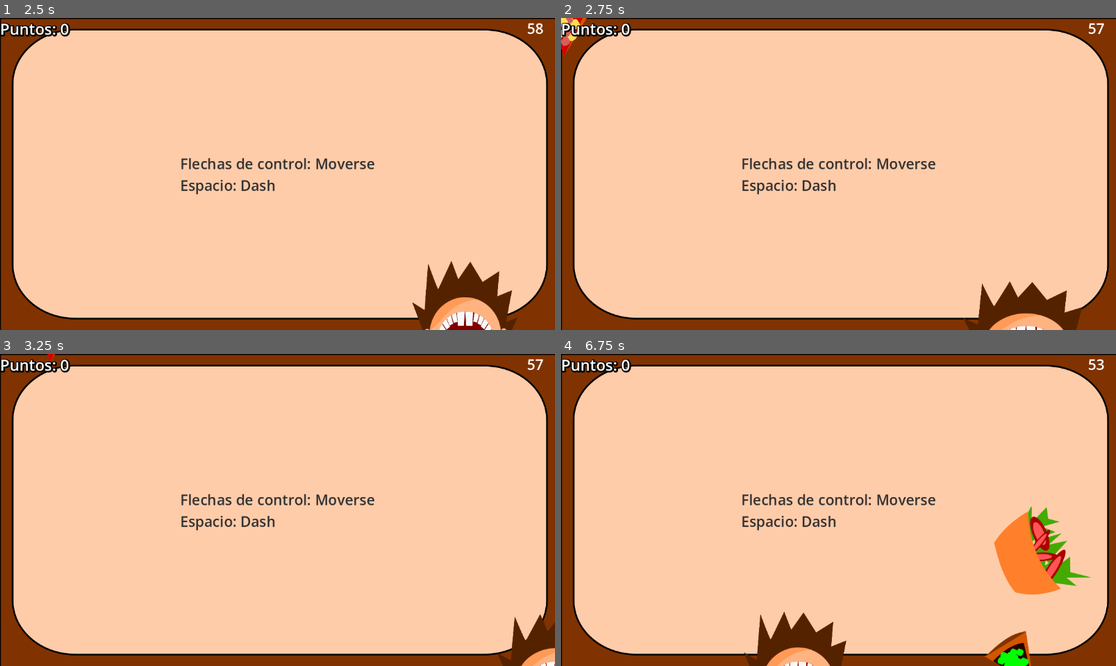
Above: before the commit, frames 1-4 (two rows, left to right).
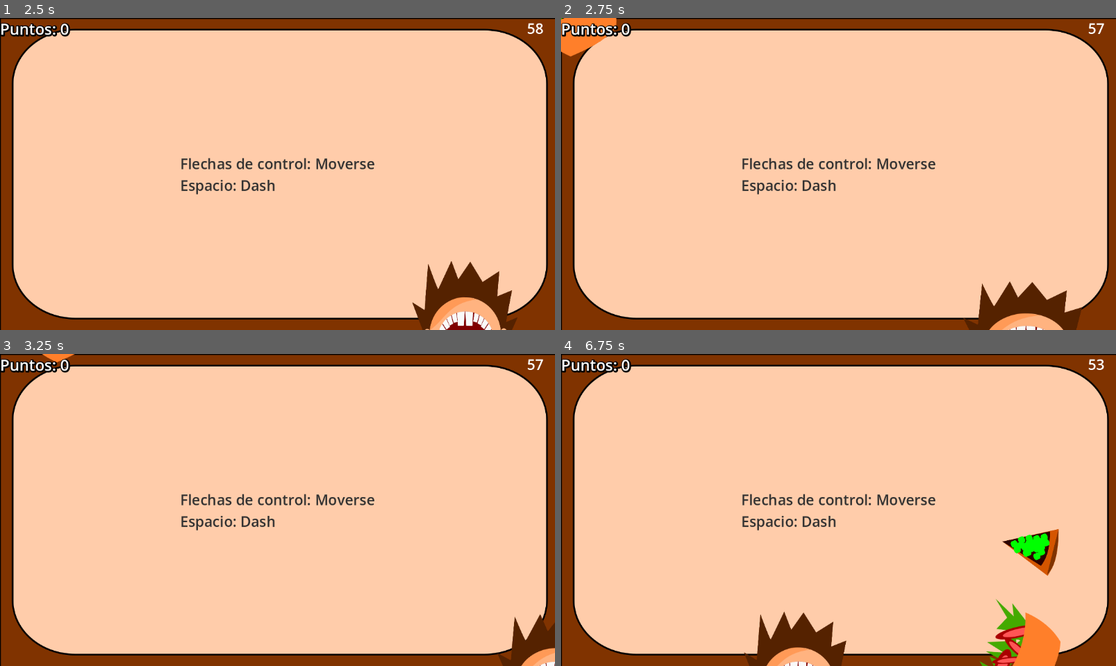
Above: after the commit, the same moments.

Repository: NitroXen/PizzBurMan
Game: Godot game, scene res://Scenes/menu.tscn
Two runs of this game, one before a commit and one after it. Both use one fixed random seed, a clock stepped at 60 frames per second and the inputs below.
Inputs:
- Up to frame 1 (2.5 s): click "START" at 0.5 s; tap Enter at 1.25 s; hold Right (right) 1.28-2.03 s; hold Space (dash) 1.28-2.03 s; hold Down (down) from 2.03 s (still down); tap Space (dash) at 2.1 s
- Up to frame 2 (2.75 s): keep holding Down (down)
- Up to frame 3 (3.25 s): release Down (down) at 2.78 s; hold Right (right) from 2.78 s (still down); hold Space (dash) from 2.78 s (still down)
- Up to frame 4 (6.75 s): release Right (right) at 3.53 s; release Space (dash) at 3.53 s; hold Up (up) 3.53-4.28 s; tap Space (dash) at 3.6, 5.1, 6.6 s; hold Space (dash) 4.28-5.03 s; hold Left (left) 4.28-5.78 s; hold Down (down) 5.78-6.53 s; hold Space (dash) 5.78-6.53 s; hold Right (right) from 6.53 s (still down)

Frame 1 is identical in both runs. In frame 2, 0.6% of the frame differs, in the area x 0-11%, y 0-13%; in frame 3, less than 0.1%; in frame 4, 4.5%, in the area x 75-96%, y 48-100%.

Commit message:
mod: aleatoriedad

Diff:
--- a/Components/respawn_component.tscn
+++ b/Components/respawn_component.tscn
@@ -13,7 +13,7 @@
 
 [node name="RespawnComponent" type="Node2D"]
 script = ExtResource("1_0y0en")
-foods = Array[PackedScene]([ExtResource("2_ypjaf"), ExtResource("2_q6k53"), ExtResource("4_kqvhh")])
+foods = Array[PackedScene]([ExtResource("2_ypjaf"), ExtResource("2_q6k53"), ExtResource("4_kqvhh"), ExtResource("2_ypjaf"), ExtResource("2_q6k53")])
 
 [node name="Path2D" type="Path2D" parent="."]
 curve = SubResource("Curve2D_q6k53")
--- a/Scripts/respawn_component.gd
+++ b/Scripts/respawn_component.gd
@@ -5,7 +5,7 @@
 
 
 func _on_food_timer_timeout() -> void:
-	var type_food = foods[randi()%3]
+	var type_food = foods[randi()%5]
 	var food = type_food.instantiate()
 
 	# Choose a random location on Path2D.
